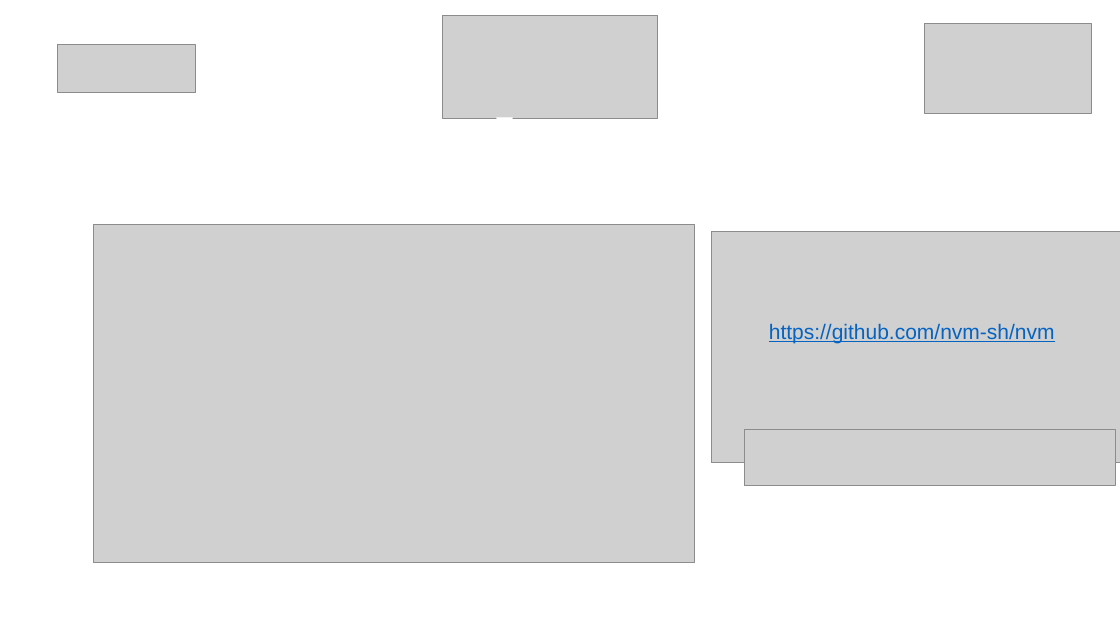
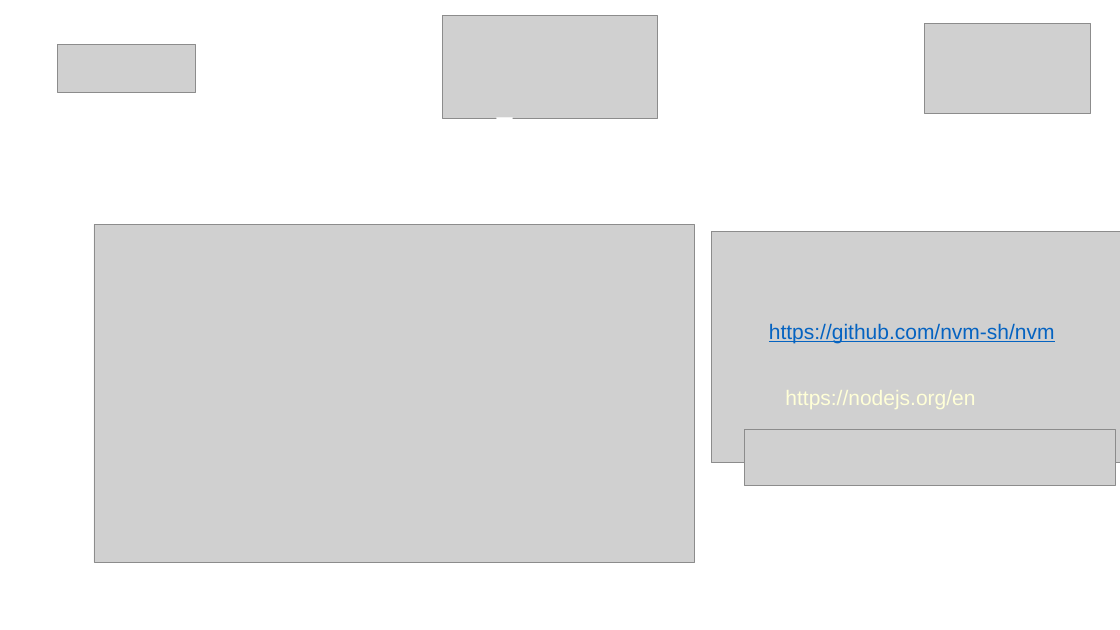
Before and after one commit to jflatorreo/TalentoTech_FullStack, a slide deck: slide 5 of Material pedagógico/Modulo 3/Clase 1/Clase 1 - Modulo 3.pptx. Drawn at 1120x630 pixels with LibreOffice and Linux fonts; fonts in the diff are those of the drawing; grey boxes stand for pictures; background and template pictures are left out. Boxes give left, top, right and bottom in pixels: in the first picture for what was removed or moved away, otherwise in the second. Text is boxed around its words. In the diff, an @@ line names an element or a change of style, - is before the commit and + after.

```diff
--- a/Material pedagógico/Modulo 3/Clase 1/Clase 1 - Modulo 3.pptx
+++ b/Material pedagógico/Modulo 3/Clase 1/Clase 1 - Modulo 3.pptx
@@ text added at [785, 390, 975, 409], 18 pt, text #FFFFD7 @@
+https://nodejs.org/en
```
Also in this commit, not shown: 5 other slides changed, 27 other files.
